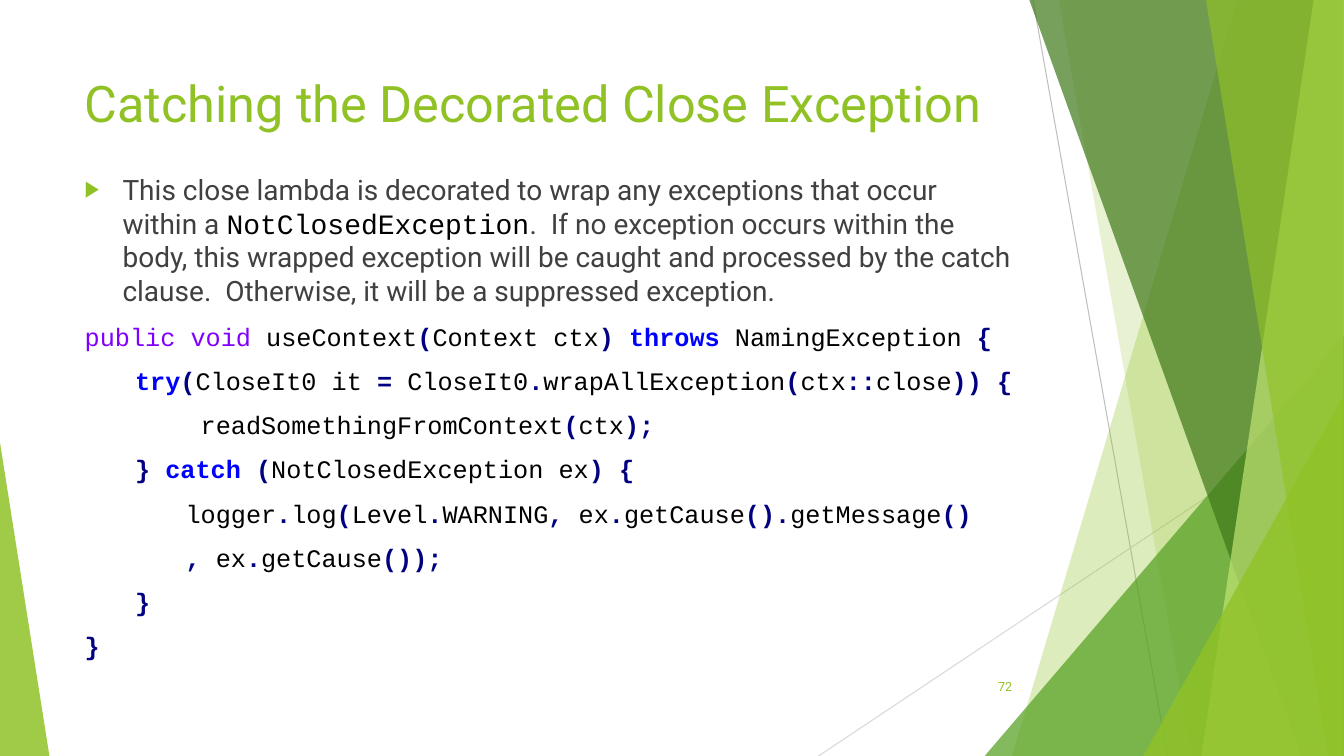
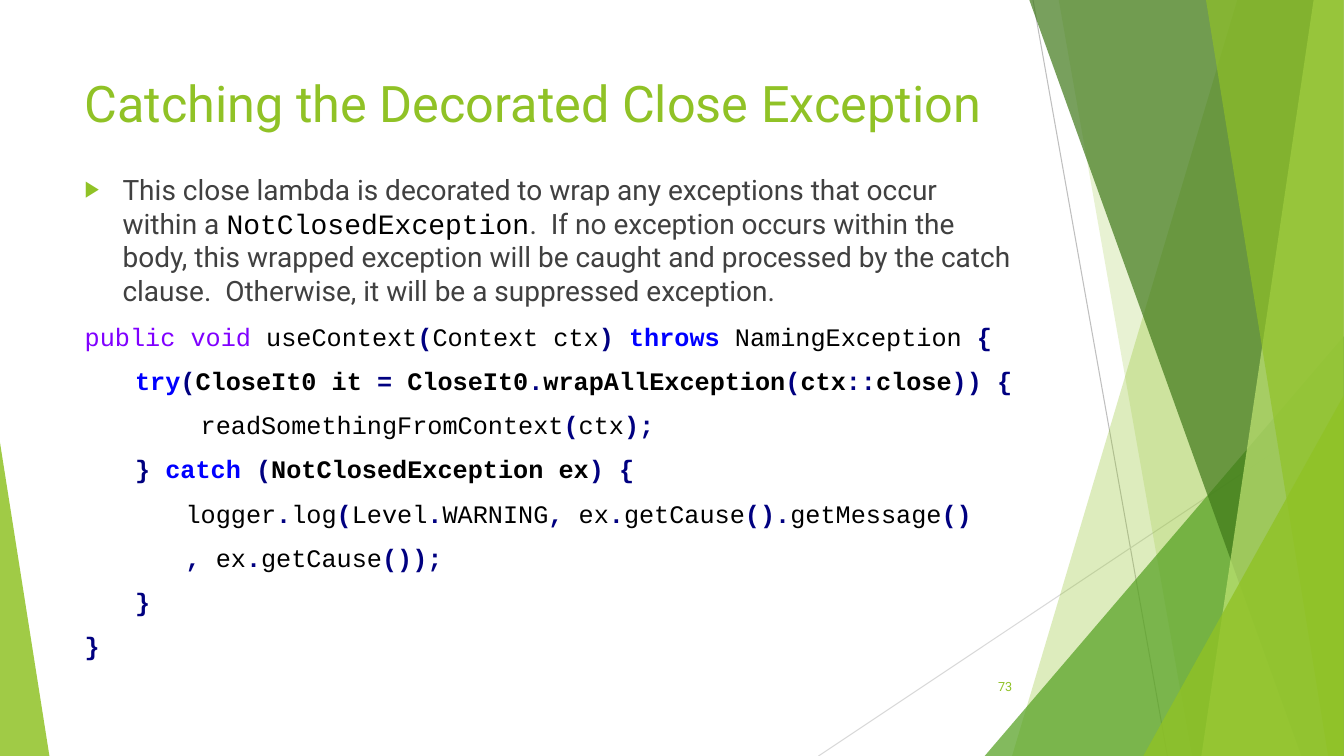
Before and after one commit to RichardRoda/2017-CodePaLOUsa-Lambda, a slide deck: slide 73 of Learning to Love the Lambda in the Stream.pptx (slide 72 before the commit). Drawn at 1344x756 pixels with LibreOffice and Linux fonts; fonts in the diff are those of the drawing. Boxes give left, top, right and bottom in pixels: in the first picture for what was removed or moved away, otherwise in the second. Text is boxed around its words. In the diff, an @@ line names an element or a change of style, - is before the commit and + after.

Commit message:
Use large bold font to emphasize the parts of the example that are relevant to what is being discussed in the slide.

```diff
--- a/Learning to Love the Lambda in the Stream.pptx
+++ b/Learning to Love the Lambda in the Stream.pptx
@@ text at (135, 371, 982, 484): bold on in "try(CloseIt0 it CloseIt0.wrapAllException(ctx::close))", "(NotClosedException ex)" @@
@@ page number at (998, 682, 1012, 691): text changed @@
-72
+73
```
Also in this commit, not shown: 23 other slides changed, 1 slide added, 1 other file.
